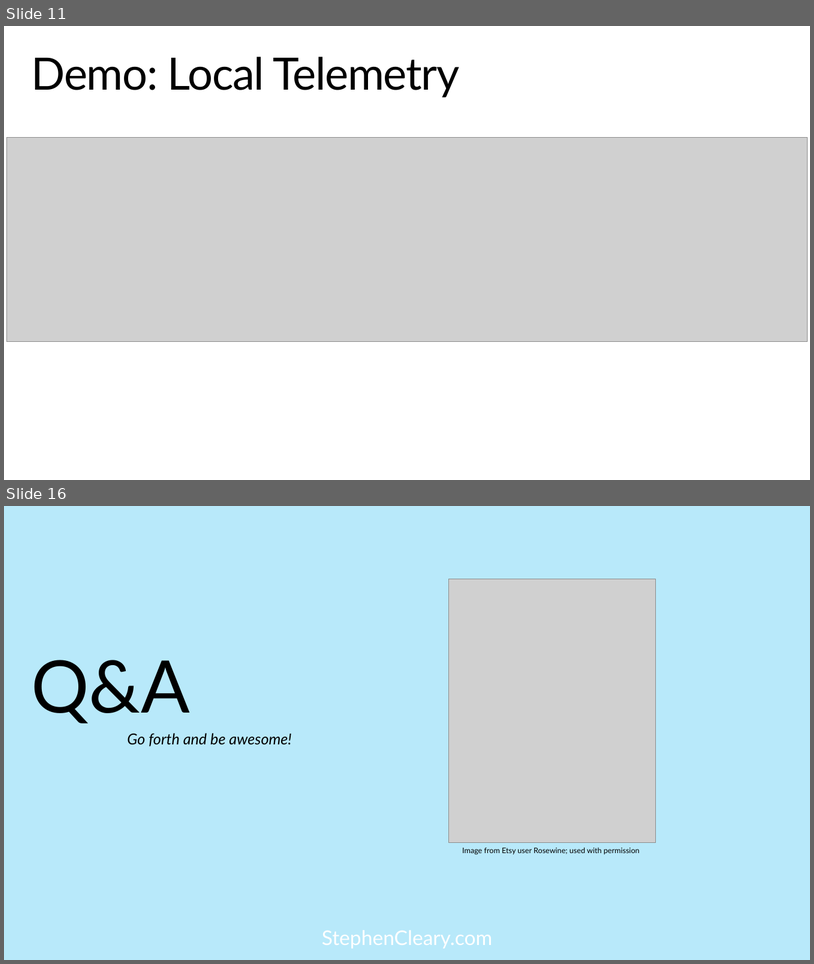
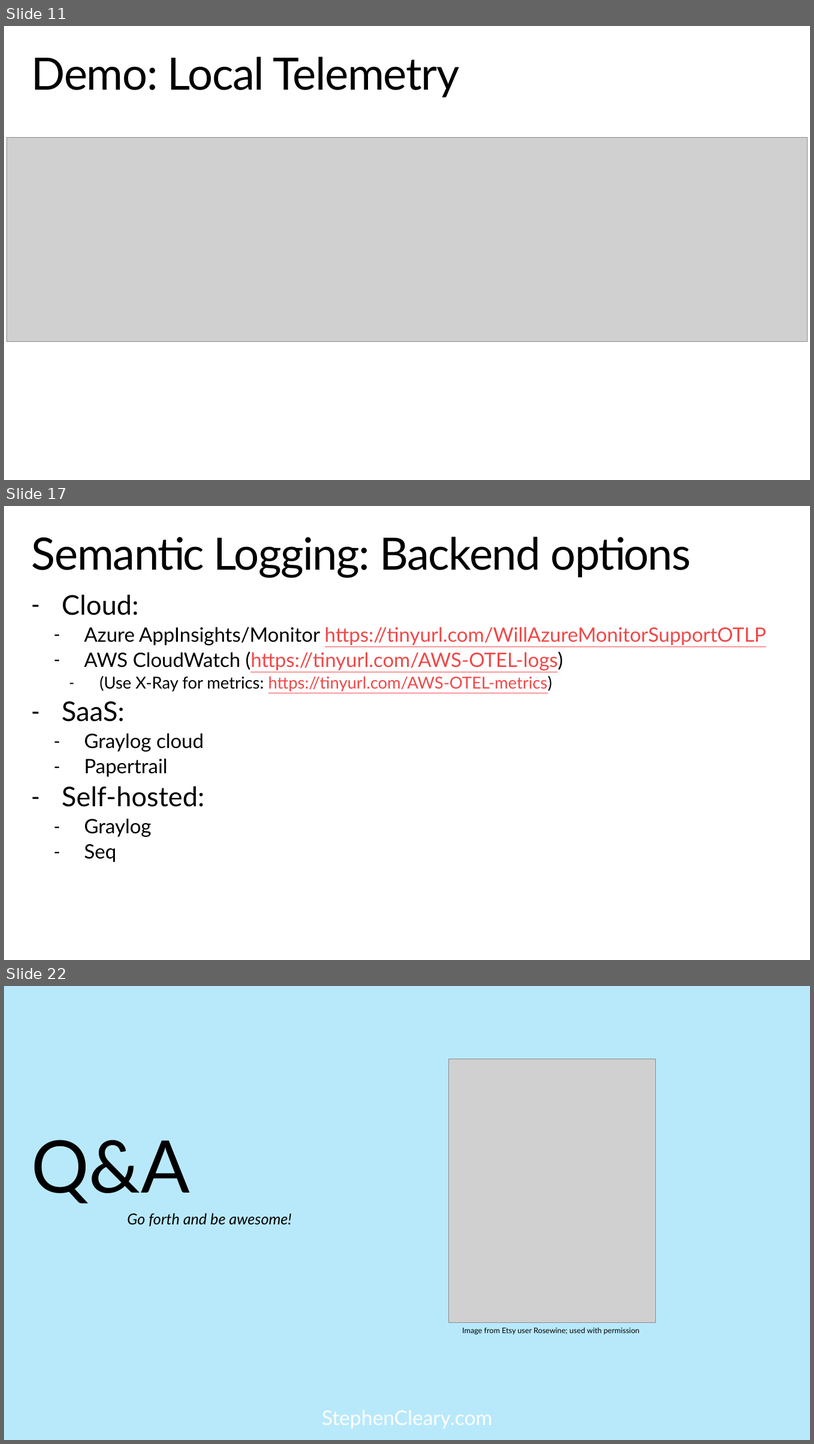
Before and after one commit to StephenCleary/Presentations, a slide deck: Telemetry/Logging Hero.pptx. Shown one above the other, each under a label of ours: slides 11 and 16 before the commit, slides 11, 17 and 22 after it; the slides between them are not shown. The pictures are 814x964 and 814x1444 pixels, drawn with LibreOffice and Linux fonts; fonts in the diff are those of the drawing; grey boxes stand for pictures; background and template pictures are left out. Boxes give left, top, right and bottom in pixels: in the first picture for what was removed or moved away, otherwise in the second. Text is boxed around its words. In the diff, an @@ line names an element or a change of style, - is before the commit and + after.

```diff
--- a/Telemetry/Logging Hero.pptx
+++ b/Telemetry/Logging Hero.pptx
@@ slide 17 added at box(4, 506, 810, 960), background picture (left out); not listed: 1 template element that a slide beside it also shows @@
@@ title added at box(32, 537, 692, 578), 52.9 pt, text #000000 @@
+Semantic Logging: Backend options
@@ text added at box(62, 594, 767, 862), 23.5 pt, text #F04848, underline @@
+– Cloud:
+  – Azure AppInsights/Monitor https://tinyurl.com/WillAzureMonitorSupportOTLP
+  – AWS CloudWatch (https://tinyurl.com/AWS-OTEL-logs)
+    – (Use X-Ray for metrics: https://tinyurl.com/AWS-OTEL-metrics)
+– SaaS:
+  – Graylog cloud
+  – Papertrail
+– Self-hosted:
+  – Graylog
+  – Seq
@@ what was slide 16 is now slide 22 @@
```
Also in this commit, not shown: 4 slides changed, 7 other slides added, 1 slide removed.
